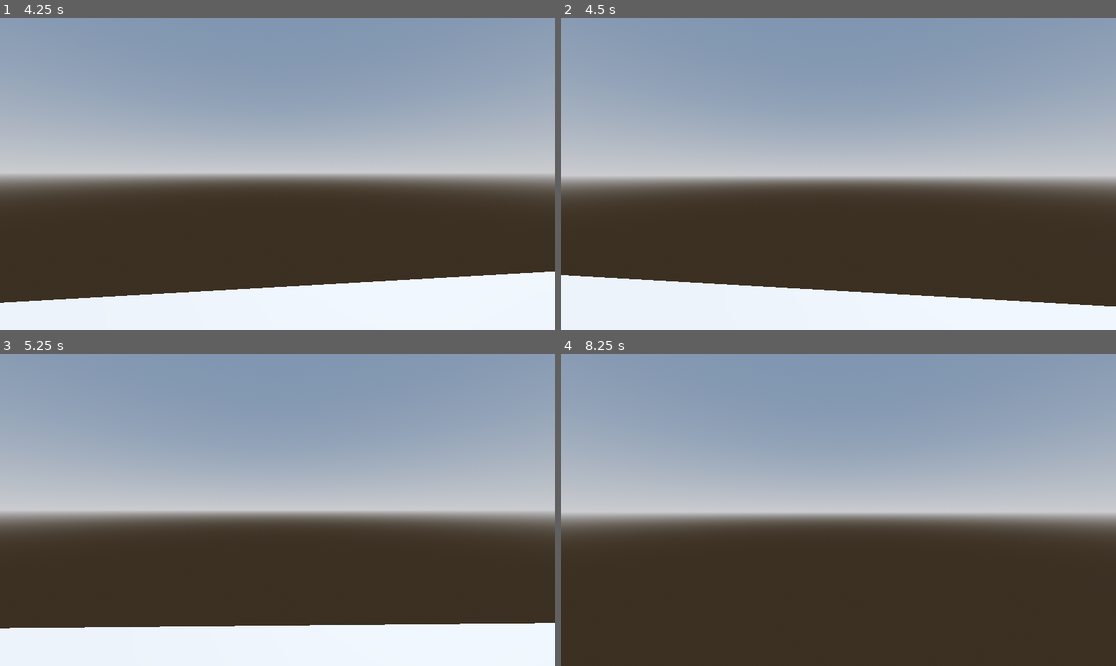
Above: before the commit, frames 1-4 (two rows, left to right).
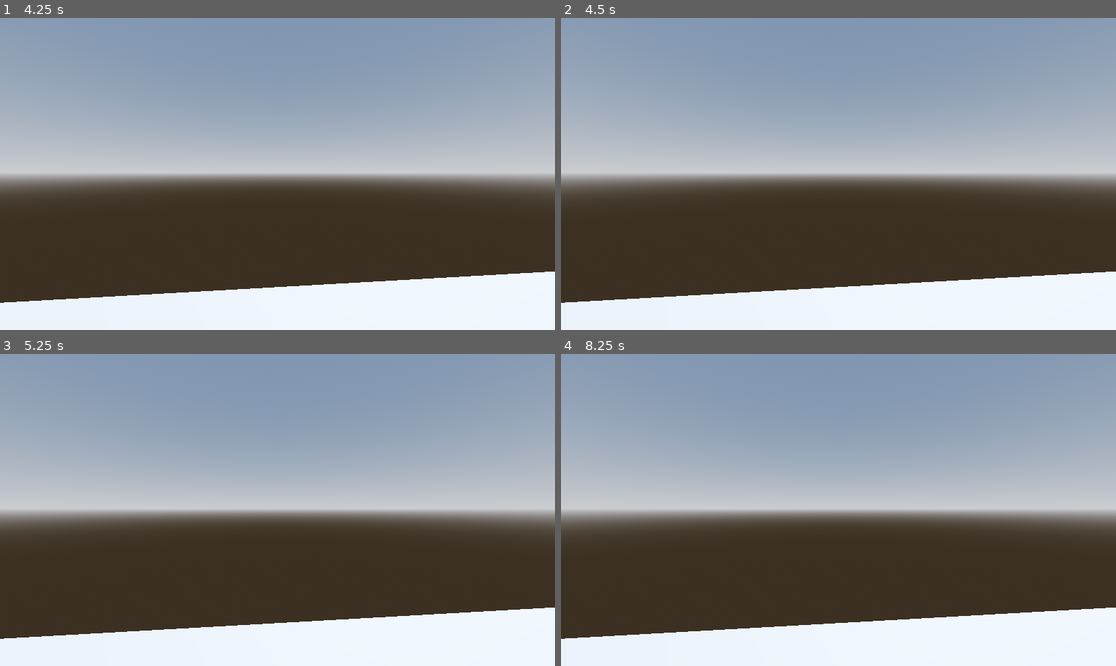
Above: after the commit, the same moments.

Repository: EppuKoskiranta/fgj26
Game: Godot game, scene res://root.tscn
Two runs of this game, one before a commit and one after it. Both use one fixed random seed, a clock stepped at 60 frames per second and the inputs below.
Inputs (mouse positions are in pixels of both pictures, inside the frame that each line leads up to):
- Up to frame 1 (4.25 s): tap Enter at 0.5 s; move the mouse to (305, 174) at 0.52 s; hold Up (move_forward) from 0.53 s (still down); right-click (305, 174) at 0.6 s; tap E (interact) at 0.8, 1.35, 2.3, 2.85, 3.8 s; move the mouse to (249, 174) at 1.27 s; right-click (249, 174) at 1.55 s; move the mouse to (288, 167) at 2.02 s; right-click (288, 167) at 2.1 s; move the mouse to (271, 180) at 2.77 s; right-click (271, 180) at 3.05 s; tap Space at 3.5 s; move the mouse to (316, 177) at 3.52 s; tap Tab at 3.6 s; tap Escape (open_menu) at 4.15 s
- Up to frame 2 (4.5 s): keep holding Up (move_forward); tap Enter at 4.25 s; move the mouse to (794, 170) at 4.27 s; right-click (794, 170) at 4.35 s
- Up to frame 3 (5.25 s): keep holding Up (move_forward); tap Space at 5 s; move the mouse to (283, 510) at 5.02 s; tap E (interact) at 5.1 s
- Up to frame 4 (8.25 s): tap Enter at 5.75 s; move the mouse to (816, 503) at 5.77 s; release Up (move_forward) at 5.78 s; hold Right (move_right) 5.78-6.53 s; right-click (816, 503) at 5.85 s; move the mouse to (866, 510) at 6.52 s; hold Up (move_forward) from 6.53 s (still down); tap E (interact) at 6.6 s; tap Space at 7.25 s; move the mouse to (810, 510) at 7.27 s; tap Tab at 7.35 s; right-click (810, 510) at 7.55 s; move the mouse to (849, 503) at 8.02 s; right-click (849, 503) at 8.1 s

Frame 1 is identical in both runs. In frame 2, 7.6% of the frame differs, in the area x 0-100%, y 50-93%; in frame 3, 2.2%; in frame 4, 17%, in the area x 0-100%, y 50-100%.

Commit message:
Basic game manager, new signals for interaction

Diff:
--- a/fgj-26-godot/Camera/player_camera.gd
+++ b/fgj-26-godot/Camera/player_camera.gd
@@ -5,33 +5,34 @@
 
 var default_attachment : CameraDockingStation = null
 var current_attachment : CameraDockingStation = null
-var fps_view : bool = false
+var snap_to_default_view : bool = false
+var snap_to_current_view : bool = false
 
 func _ready() -> void:
 	set_process(false)
 	set_physics_process(true)
 
-func init(player_camera_attachment : CameraDockingStation) -> void:
+func init(player_camera_attachment : CameraDockingStation, do_snap : bool = true) -> void:
 	default_attachment = player_camera_attachment
 	current_attachment = default_attachment
-	fps_view = true
+	snap_to_default_view = do_snap
+	snap_to_current_view = snap_to_default_view
 
 func _physics_process(delta: float) -> void:
 	assert(null != default_attachment, "Forgot to call init!")
-	if null == current_attachment :
-		current_attachment = default_attachment
+	assert(null != current_attachment, "Forgot to call init!")
 
-	if fps_view:
+	if snap_to_current_view:
 		global_transform = current_attachment.global_transform
 	else:
 		var tracking_weight: float = (1.0 - exp(-tracking_time_constant*delta))
 		global_transform = global_transform.interpolate_with( \
 			current_attachment.global_transform, tracking_weight)
 
-func attach_to(viewpoint : CameraDockingStation) -> void:
+func attach_to(viewpoint : CameraDockingStation, do_snap : bool = false) -> void:
 	current_attachment = viewpoint
-	fps_view = false
+	snap_to_current_view = do_snap
 
 func detach_from_viewpoint() -> void:
 	current_attachment = default_attachment
-	fps_view = true
+	snap_to_current_view = snap_to_default_view
--- a/fgj-26-godot/Common/definitions.gd
+++ b/fgj-26-godot/Common/definitions.gd
@@ -1,16 +1,18 @@
 extends Node
 
 # Add global signals here
-signal input_mapping_changed(new_state : GameInputState)
+signal input_mapping_changed(new_state : GameInputState, previous_state : GameInputState)
 signal move_player(move_dir : Vector2)
 signal turn_player(turn_left_deg_per_sec : float)
 signal look_up_down(pitch_angle_deg_per_sec : float)
 signal interact()
+signal interact_with(object : Node)
 signal menu_toggled()
 signal back_to_previous()
 
 # Add global enums here
-enum GameInputState {MENU, FPS_MOVEMENT, CONVERSATION, LOTION_MIXING, MASK_LOTION_APPLY}
+enum GameInputState {START, MENU, FPS_MOVEMENT, CONVERSATION, LOTION_MIXING, MASK_LOTION_APPLY}
+const INPUT_MAPPING_START : GameInputState = GameInputState.START
 const INPUT_MAPPING_MENU : GameInputState = GameInputState.MENU
 const INPUT_MAPPING_FPS_MOVEMENT : GameInputState = GameInputState.FPS_MOVEMENT
 const INPUT_MAPPING_CONVERSATION : GameInputState = GameInputState.CONVERSATION
@@ -18,7 +20,7 @@
 const INPUT_MAPPING_MASK_LOTION_APPLY : GameInputState = GameInputState.MASK_LOTION_APPLY
 
 # Add global constants and parameters here
-var game_input_state : GameInputState = GameInputState.FPS_MOVEMENT
+var game_input_state : GameInputState = INPUT_MAPPING_START
 
 func _ready() -> void:
 	set_process(false)
@@ -32,8 +34,11 @@
 func subscribe_to_input_mapping_changed(callback : Callable) -> void:
 	input_mapping_changed.connect(callback)
 
-func subscribe_to_interaction(callback : Callable) -> void:
-	interact.connect(callback)
+func subscribe_to_interaction(callback : Callable, event_only : bool = false) -> void:
+	if event_only:
+		interact.connect(callback)
+	else:
+		interact_with.connect(callback)
 
 func subscribe_to_menu_toggle(callback : Callable) -> void:
 	menu_toggled.connect(callback)
@@ -42,8 +47,9 @@
 	back_to_previous.connect(callback)
 
 func set_input_mapping(new_mapping : GameInputState) -> void:
+	var previous : GameInputState = game_input_state
 	game_input_state = new_mapping
-	emit_signal("input_mapping_changed", new_mapping)
+	emit_signal("input_mapping_changed", game_input_state, previous)
 
 func set_movement(move_dir : Vector2) -> void:
 	emit_signal("move_player", move_dir)
@@ -54,8 +60,17 @@
 func set_look_speed(pitch_angle_deg_per_sec : float) -> void:
 	emit_signal("look_up_down", pitch_angle_deg_per_sec)
 
-func report_interact() -> void:
-	emit_signal("interact")
+func stop_player() -> void:
+	set_movement(Vector2(0.0, 0.0))
+	set_turn_speed(0.0)
+	set_look_speed(0.0)
+
+func report_interact(object : Node) -> void:
+	if null == object:
+		emit_signal("interact")
+	else:
+		emit_signal("interact_with", object)
+
 
 func toggle_menu() -> void:
 	emit_signal("menu_toggled")
--- /dev/null
+++ b/fgj-26-godot/GameManager/game_manager.gd
@@ -0,0 +1,36 @@
+extends Node
+class_name GameManager
+
+var previous_input_state : Def.GameInputState = Def.INPUT_MAPPING_START
+
+func _ready() -> void:
+	set_process(false)
+	set_physics_process(false)
+	Def.subscribe_to_menu_toggle(self._menu_toggle)
+	Def.subscribe_to_going_back(self._back_from_station)
+	Def.subscribe_to_input_mapping_changed(self._input_mapping_changed)
+	Def.subscribe_to_interaction(self._interacted_with)
+	# TODO: only when we start from main menu
+	Def.set_input_mapping(Def.INPUT_MAPPING_FPS_MOVEMENT)
+
+func _back_from_station() -> void:
+	Def.set_input_mapping(Def.INPUT_MAPPING_FPS_MOVEMENT)
+
+func _menu_toggle() -> void:
+	match Def.game_input_state:
+		Def.INPUT_MAPPING_START:
+			pass
+		Def.INPUT_MAPPING_MENU:
+			Def.set_input_mapping(previous_input_state)
+			get_tree().paused = false
+			Def.stop_player()
+		_:
+			Def.set_input_mapping(Def.INPUT_MAPPING_MENU)
+			get_tree().paused = true
+
+func _input_mapping_changed(_new_state : Def.GameInputState, prev_state : Def.GameInputState) -> void:
+	self.previous_input_state = prev_state
+
+func _interacted_with(object : Node) -> void:
+	# TODO: change input mapping based on what we interacted with
+	print("Interacted with ", object.name)
--- /dev/null
+++ b/fgj-26-godot/GameManager/game_manager.tscn
@@ -0,0 +1,6 @@
+[gd_scene format=3 uid="uid://bpbdhbtgcho4o"]
+
+[ext_resource type="Script" uid="uid://cg311qf0ugxdu" path="res://GameManager/game_manager.gd" id="1_5dfvm"]
+
+[node name="GameManager" type="Node" unique_id=38479966]
+script = ExtResource("1_5dfvm")
--- a/fgj-26-godot/InputHandling/input_handler.gd
+++ b/fgj-26-godot/InputHandling/input_handler.gd
@@ -14,6 +14,7 @@
 	set_process(false)
 	set_physics_process(false)
 	Def.subscribe_to_input_mapping_changed(self._input_handling_changed)
+	self.process_mode = Node.PROCESS_MODE_ALWAYS
 
 func _unhandled_input(event: InputEvent) -> void:
 
@@ -35,22 +36,23 @@
 			Def.set_turn_speed(-relative_mouse_motion.x if absf(relative_mouse_motion.x) > TURN_MIN_DEG_PER_SEC else 0.0)
 			Def.set_look_speed(-relative_mouse_motion.y if absf(relative_mouse_motion.y) > LOOK_MIN_DEG_PER_SEC else 0.0)
 	elif event.is_action_released("interact"):
-		if Def.game_input_state != Def.INPUT_MAPPING_MENU:
-			Def.report_interact()
+		match Def.game_input_state:
+			Def.INPUT_MAPPING_START, Def.INPUT_MAPPING_MENU:
+				pass
+			_:
+				Def.report_interact(null) # Only report the event
 	elif event.is_action_released("open_menu"):
-		Def.toggle_menu()
+		if Def.INPUT_MAPPING_START != Def.game_input_state:
+			Def.toggle_menu()
 	elif event.is_action_released("back"):
 		match Def.game_input_state:
 			Def.INPUT_MAPPING_CONVERSATION, Def.INPUT_MAPPING_LOTION_MIXING, Def.INPUT_MAPPING_MASK_LOTION_APPLY:
 				Def.go_back()
 
-	elif is_test:
-		return
+	if not is_test:
+		get_tree().root.set_input_as_handled()
 
-	# Do not propagate inputs anymore
-	get_tree().root.set_input_as_handled()
-
-func _input_handling_changed(new_mapping : Def.GameInputState) -> void:
+func _input_handling_changed(new_mapping : Def.GameInputState, _previous_mapping : Def.GameInputState) -> void:
 	if Def.INPUT_MAPPING_FPS_MOVEMENT == new_mapping:
 		Input.mouse_mode = Input.MOUSE_MODE_CAPTURED
 	else:
--- a/fgj-26-godot/main.gd
+++ b/fgj-26-godot/main.gd
@@ -3,11 +3,10 @@
 @onready var player: Player = %Player
 @onready var input_handler: InputHandler = %InputHandler
 @onready var player_camera: PlayerCamera = %PlayerCamera
+@onready var game_manager: GameManager = $GameManager
 
 func _ready() -> void:
 	player_camera.init(player.fps_view)
-	# TODO: do it from GameManager
-	Def.set_input_mapping(Def.INPUT_MAPPING_FPS_MOVEMENT)
 
 func _process(_delta: float) -> void:
 	pass
--- a/fgj-26-godot/root.tscn
+++ b/fgj-26-godot/root.tscn
@@ -5,6 +5,7 @@
 [ext_resource type="PackedScene" uid="uid://ss4v7nnfm6kn" path="res://Player/player.tscn" id="3_vvh5c"]
 [ext_resource type="PackedScene" uid="uid://b8xwqp7fvux3q" path="res://InputHandling/input_handler.tscn" id="4_jnlp7"]
 [ext_resource type="PackedScene" uid="uid://ypdhxtcki8n7" path="res://Camera/PlayerCamera.tscn" id="5_l8v81"]
+[ext_resource type="PackedScene" uid="uid://bpbdhbtgcho4o" path="res://GameManager/game_manager.tscn" id="6_l8v81"]
 
 [node name="Root" type="Node" unique_id=174035270]
 script = ExtResource("1_pq8q7")
@@ -24,3 +25,7 @@
 
 [node name="PlayerCamera" parent="." unique_id=1558064987 instance=ExtResource("5_l8v81")]
 unique_name_in_owner = true
+
+[node name="GameManager" parent="." unique_id=38479966 instance=ExtResource("6_l8v81")]
+
+[editable path="GameManager"]
Not shown, added: fgj-26-godot/GameManager/game_manager.gd.uid
